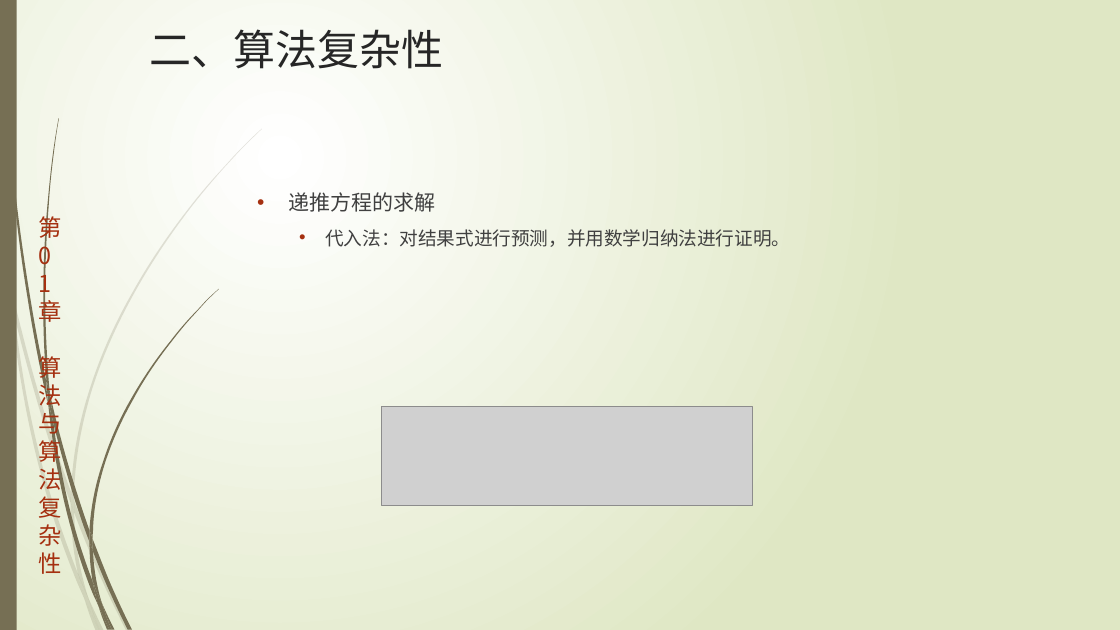
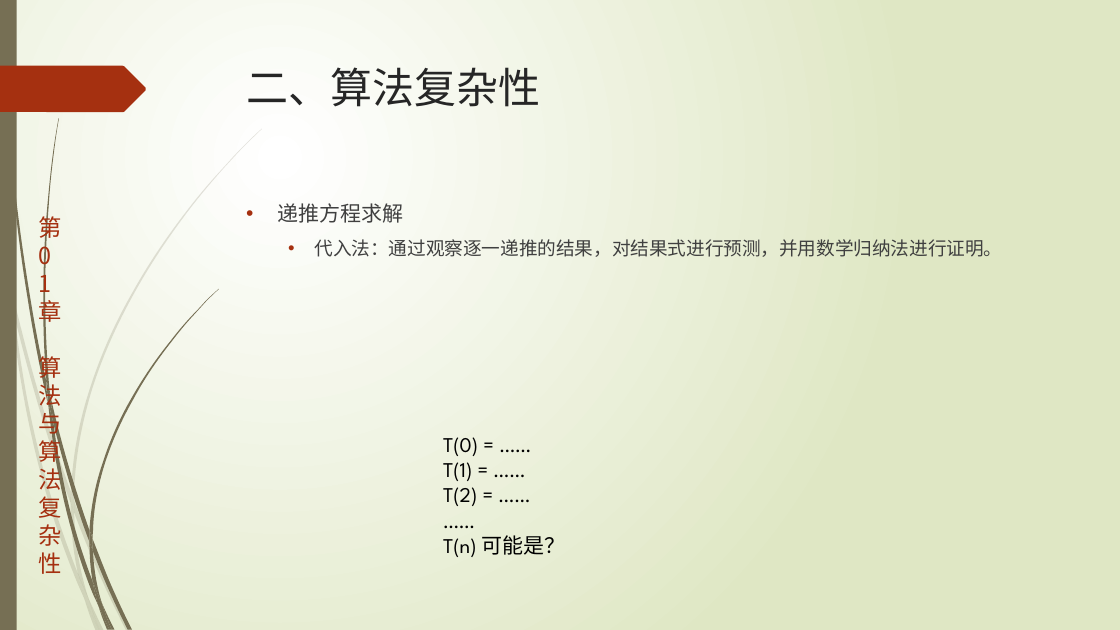
Before and after one commit to TeacherPeng/AlgorithmDesign, a slide deck: slide 8 of 教案/第01章.算法与算法复杂性.pptx. Drawn at 1120x630 pixels with LibreOffice and Linux fonts; fonts in the diff are those of the drawing; grey boxes stand for pictures. Boxes give left, top, right and bottom in pixels: in the first picture for what was removed or moved away, otherwise in the second. Text is boxed around its words. In the diff, an @@ line names an element or a change of style, - is before the commit and + after.

```diff
--- a/教案/第01章.算法与算法复杂性.pptx
+++ b/教案/第01章.算法与算法复杂性.pptx
@@ title "二、算法复杂性": place and size @@
-title "二、算法复杂性" at box(149, 29, 443, 69)
+title "二、算法复杂性" at box(247, 67, 541, 107)
@@ freeform shape added at box(0, 66, 146, 112), fill #A53010 @@
@@ text at box(278, 203, 1003, 257): text changed @@
-• 递推方程的求解
-  • 代入法：对结果式进行预测，并用数学归纳法进行证明。
+• 递推方程求解
+  • 代入法：通过观察逐一递推的结果，对结果式进行预测，并用数学归纳法进行证明。
@@ picture removed at box(381, 407, 753, 505) @@
@@ text added at box(443, 437, 566, 557), 18 pt, text #000000 @@
+T(0) = ……
+T(1) = ……
+T(2) = ……
+……
+T(n) 可能是？
```
Also in this commit, not shown: 5 other slides changed, 2 slides added.
